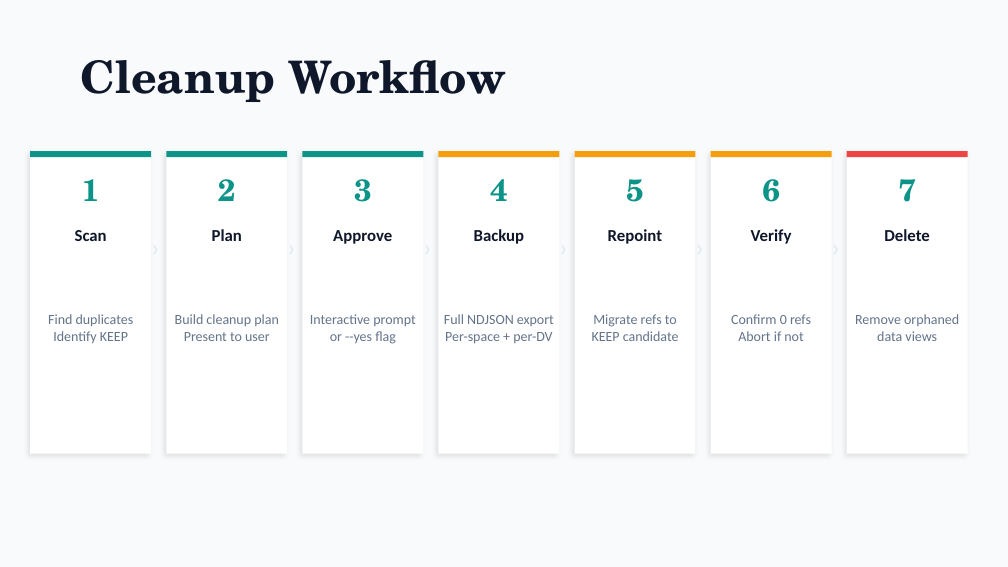
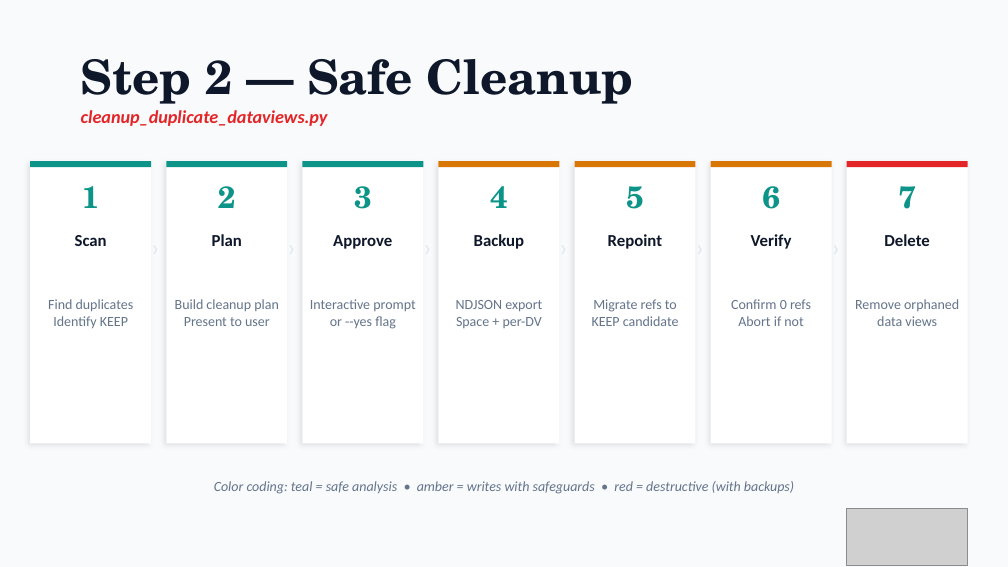
Before and after one commit to olajio/kibana-dataview-deduplicator, a slide deck: slide 6 of Duplicate_DataViews_Toolkit.pptx (slide 5 before the commit). Drawn at 1008x567 pixels with LibreOffice and Linux fonts; fonts in the diff are those of the drawing; grey boxes stand for pictures. Boxes give left, top, right and bottom in pixels: in the first picture for what was removed or moved away, otherwise in the second. Text is boxed around its words. In the diff, an @@ line names an element or a change of style, - is before the commit and + after.

```diff
--- a/Duplicate_DataViews_Toolkit.pptx
+++ b/Duplicate_DataViews_Toolkit.pptx
@@ text at bbox=[81, 59, 634, 111]: text changed; size 32 to 34 pt @@
-Cleanup Workflow
+Step 2 — Safe Cleanup
@@ text added at bbox=[81, 110, 328, 126], 13 pt, text #E42527, bold, italic @@
+cleanup_duplicate_dataviews.py
@@ text "1": place and size @@
-text "1" at bbox=[82, 179, 100, 201]
+text "1" at bbox=[82, 186, 100, 208]
@@ rectangle: place and size @@
-rectangle at bbox=[30, 151, 151, 454]
+rectangle at bbox=[30, 161, 151, 444]
@@ text "2": place and size @@
-text "2" at bbox=[218, 179, 236, 201]
+text "2" at bbox=[218, 186, 236, 208]
@@ rectangle: place and size @@
-rectangle at bbox=[166, 151, 287, 454]
+rectangle at bbox=[166, 161, 287, 444]
@@ text "3": place and size @@
-text "3" at bbox=[354, 179, 372, 202]
+text "3" at bbox=[354, 186, 372, 209]
@@ rectangle: place and size @@
-rectangle at bbox=[302, 151, 423, 454]
+rectangle at bbox=[302, 161, 423, 444]
@@ text "4": place and size @@
-text "4" at bbox=[490, 179, 508, 201]
+text "4" at bbox=[490, 186, 508, 208]
@@ rectangle: place and size @@
-rectangle at bbox=[438, 151, 559, 454]
+rectangle at bbox=[438, 161, 559, 444]
@@ text "5": place and size @@
-text "5" at bbox=[626, 179, 644, 202]
+text "5" at bbox=[626, 186, 644, 209]
@@ rectangle: place and size @@
-rectangle at bbox=[575, 151, 696, 454]
+rectangle at bbox=[575, 161, 696, 444]
@@ text "6": place and size @@
-text "6" at bbox=[762, 179, 780, 202]
+text "6" at bbox=[762, 186, 780, 209]
@@ rectangle: place and size @@
-rectangle at bbox=[711, 151, 832, 454]
+rectangle at bbox=[711, 161, 832, 444]
@@ fill #F59E0B to #D97706 in 3 elements at bbox=[438, 161, 559, 167], bbox=[575, 161, 696, 167], bbox=[711, 161, 832, 167] @@
@@ text "7": place and size @@
-text "7" at bbox=[898, 179, 916, 202]
+text "7" at bbox=[898, 186, 916, 209]
@@ rectangle: place and size @@
-rectangle at bbox=[847, 151, 968, 454]
+rectangle at bbox=[847, 161, 968, 444]
@@ 7 rectangles: place and size @@
-7 rectangles at bbox=[30, 151, 968, 157]
+7 rectangles at bbox=[30, 161, 968, 167]
@@ rectangle at bbox=[847, 161, 968, 167]: fill #EF4444 to #E42527 @@
@@ 7 texts: place and size @@
-7 texts at bbox=[75, 229, 929, 244]
+7 texts at bbox=[75, 234, 929, 249]
@@ text "Find duplicates": place and size @@
-text "Find duplicates" at bbox=[48, 314, 134, 343]
+text "Find duplicates" at bbox=[48, 299, 134, 328]
@@ text "Build cleanup plan": place and size @@
-text "Build cleanup plan" at bbox=[175, 314, 279, 341]
+text "Build cleanup plan" at bbox=[175, 299, 279, 326]
@@ text "Interactive prompt": place and size @@
-text "Interactive prompt" at bbox=[310, 314, 415, 344]
+text "Interactive prompt" at bbox=[310, 299, 415, 329]
@@ text "Migrate refs to": place and size @@
-text "Migrate refs to" at bbox=[592, 314, 679, 341]
+text "Migrate refs to" at bbox=[592, 299, 679, 326]
@@ text "Confirm 0 refs": place and size @@
-text "Confirm 0 refs" at bbox=[731, 314, 811, 341]
+text "Confirm 0 refs" at bbox=[731, 299, 811, 326]
@@ text "Remove orphaned": place and size @@
-text "Remove orphaned" at bbox=[855, 314, 959, 341]
+text "Remove orphaned" at bbox=[855, 299, 959, 326]
@@ text at bbox=[456, 300, 542, 328]: text changed @@
-Full NDJSON export
-Per-space + per-DV
+NDJSON export
+Space + per-DV
@@ text added at bbox=[214, 481, 794, 494], 10 pt, text #64748B, italic @@
+Color coding: teal = safe analysis • amber = writes with safeguards • red = destructive (with backups)
@@ picture added at bbox=[847, 509, 968, 565] @@
```
Also in this commit, not shown: 8 other slides changed, 2 slides added, 3 other files.
